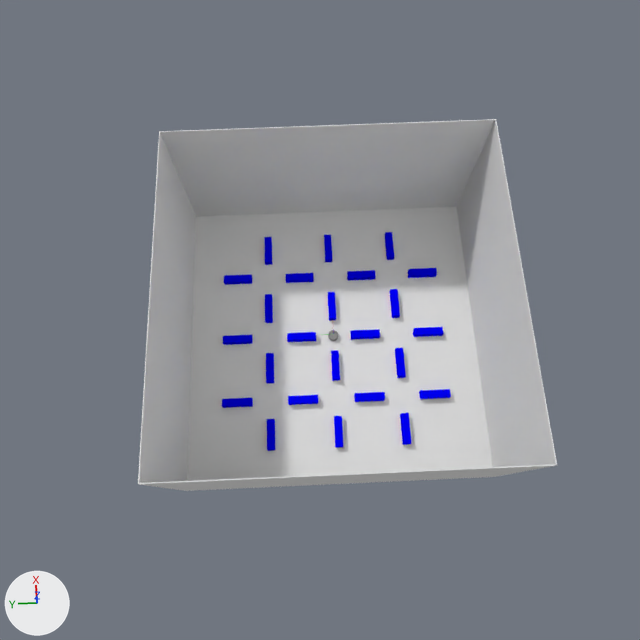
Before and after pictures for a commit that changed the Blender file environments/environments_blender/simple_grid_graph_env/simple_grid_graph_maze.blend.
The view is the same before and after, from the file's camera 'CameraWorld'. Arrows for +X, +Y and +Z are at lower left; the lights stay in place.

The older version as bpy lines, for what is in view:
```python
ob_backwall = bpy.data.objects.new('backWall', me_cube_006)
ob_backwall.parent = ob_skybox
ob_backwall.location = (0.0, -1.995, 1.0)
ob_backwall.rotation_euler = (1.571, 0.0, 0.0)  # degrees (90, 0, 0)
ob_barrier000_001 = bpy.data.objects.new('barrier000-001', me_cube_011)
ob_barrier000_001.location = (-1.34, -0.89, 0.05)
ob_barrier000_001.scale = (0.2, 0.05, 0.05)
ob_barrier001_002 = bpy.data.objects.new('barrier001-002', me_cube_009)
ob_barrier001_002.location = (-1.34, 0.0, 0.05)
ob_barrier001_002.scale = (0.2, 0.05, 0.05)
ob_barrier002_003 = bpy.data.objects.new('barrier002-003', me_cube_010)
ob_barrier002_003.location = (-1.34, 0.89, 0.05)
ob_barrier002_003.scale = (0.2, 0.05, 0.05)
ob_barrier004_005 = bpy.data.objects.new('barrier004-005', me_cube_021)
ob_barrier004_005.location = (-0.44, -0.9, 0.05)
ob_barrier004_005.scale = (0.2, 0.05, 0.05)
ob_barrier005_006 = bpy.data.objects.new('barrier005-006', me_cube_014)
ob_barrier005_006.location = (-0.44, -0.01, 0.05)
ob_barrier005_006.scale = (0.2, 0.05, 0.05)
ob_barrier006_007 = bpy.data.objects.new('barrier006-007', me_cube_013)
ob_barrier006_007.location = (-0.44, 0.89, 0.05)
ob_barrier006_007.scale = (0.2, 0.05, 0.05)
ob_barrier008_009 = bpy.data.objects.new('barrier008-009', me_cube_022)
ob_barrier008_009.location = (0.43, -0.9, 0.05)
ob_barrier008_009.scale = (0.2, 0.05, 0.05)
ob_barrier009_010 = bpy.data.objects.new('barrier009-010', me_cube_023)
ob_barrier009_010.location = (0.43, 0.0, 0.05)
ob_barrier009_010.scale = (0.2, 0.05, 0.05)
# also in view: 'leftWall' at (-1.99, 0.0, 1.0); 'rightWall' at (1.99, 0.0, 1.0); 'floor' at (0.0, 0.0, 0.0); 'frontWall' at (0.0, 2.0, 1.0)
```
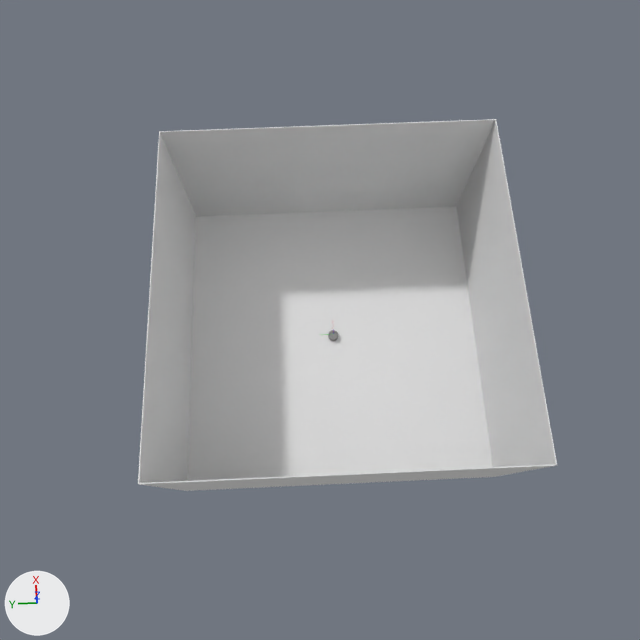
Location of each change, (x1, y1, x2, y2) in pixels of the pictures (640 x 640 px):
'barrier000-001', hidden
    before: (400, 413, 411, 445)
'barrier000-004', hidden
    before: (419, 389, 451, 399)
'barrier003-007', hidden
    before: (222, 398, 253, 408)
'barrier001-005', hidden
    before: (354, 392, 385, 402)
'barrier004-008', hidden
    before: (413, 327, 443, 337)
'barrier007-011', hidden
    before: (223, 335, 253, 345)
'barrier002-006', hidden
    before: (288, 395, 318, 405)
'barrier006-010', hidden
    before: (287, 332, 316, 342)
'barrier009-012', hidden
    before: (408, 268, 437, 278)
'barrier005-009', hidden
    before: (351, 329, 380, 340)
'barrier009-013', hidden
    before: (347, 270, 376, 280)
'barrier011-015', hidden
    before: (224, 275, 252, 285)
'barrier002-003', hidden
    before: (267, 419, 275, 451)
'barrier004-005', hidden
    before: (395, 348, 406, 378)
'barrier001-002', hidden
    before: (334, 416, 343, 448)
'barrier010-014', hidden
    before: (286, 273, 314, 283)
'barrier006-007', hidden
    before: (266, 353, 274, 384)
'barrier008-009', hidden
    before: (390, 289, 400, 318)
'barrier005-006', hidden
    before: (331, 350, 340, 381)
'barrier010-011', hidden
    before: (265, 294, 273, 323)
'barrier012-013', hidden
    before: (385, 232, 394, 260)
'barrier009-010', hidden
    before: (328, 292, 336, 321)
'barrier014-015', hidden
    before: (264, 237, 272, 265)
'barrier013-014', hidden
    before: (324, 235, 332, 262)

The change, as a list of edits to the scene's bpy script:
```text
Change ob_barrier000_001:
    add ob_barrier000_001.hide_render = True
Change ob_barrier001_002:
    add ob_barrier001_002.hide_render = True
Change ob_barrier002_003:
    add ob_barrier002_003.hide_render = True
Change ob_barrier006_007:
    add ob_barrier006_007.hide_render = True
Change ob_barrier005_006:
    add ob_barrier005_006.hide_render = True
Change ob_barrier004_005:
    add ob_barrier004_005.hide_render = True
Change ob_barrier008_009:
    add ob_barrier008_009.hide_render = True
Change ob_barrier009_010:
    add ob_barrier009_010.hide_render = True
Change ob_barrier010_011:
    add ob_barrier010_011.hide_render = True
Change ob_barrier012_013:
    add ob_barrier012_013.hide_render = True
Change ob_barrier013_014:
    add ob_barrier013_014.hide_render = True
Change ob_barrier014_015:
    add ob_barrier014_015.hide_render = True
Change ob_barrier000_004:
    add ob_barrier000_004.hide_render = True
Change ob_barrier001_005:
    add ob_barrier001_005.hide_render = True
Change ob_barrier002_006:
    add ob_barrier002_006.hide_render = True
Change ob_barrier003_007:
    add ob_barrier003_007.hide_render = True
Change ob_barrier004_008:
    add ob_barrier004_008.hide_render = True
Change ob_barrier005_009:
    add ob_barrier005_009.hide_render = True
Change ob_barrier006_010:
    add ob_barrier006_010.hide_render = True
Change ob_barrier007_011:
    add ob_barrier007_011.hide_render = True
Change ob_barrier011_015:
    add ob_barrier011_015.hide_render = True
Change ob_barrier010_014:
    add ob_barrier010_014.hide_render = True
Change ob_barrier009_013:
    add ob_barrier009_013.hide_render = True
Change ob_barrier009_012:
    add ob_barrier009_012.hide_render = True
```
